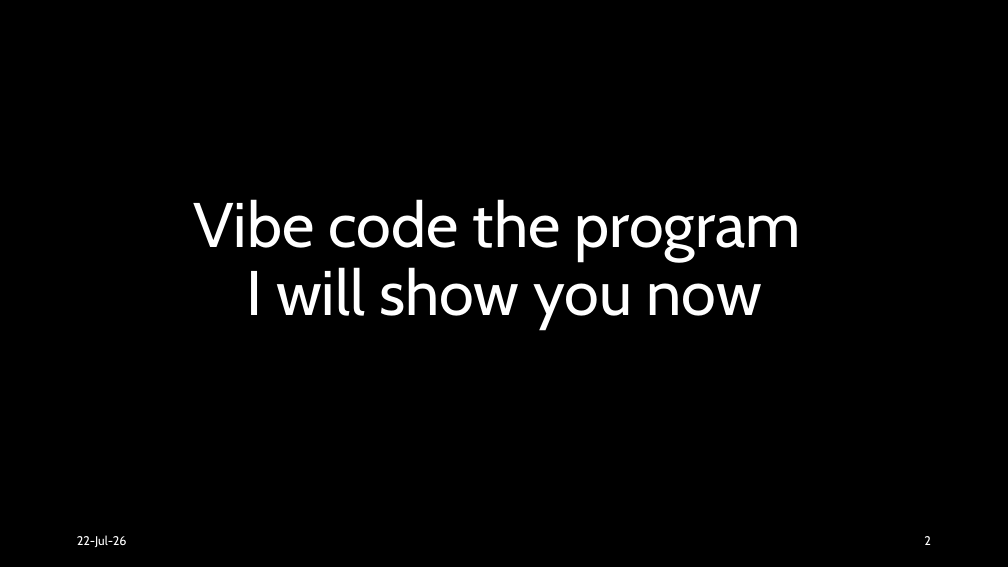
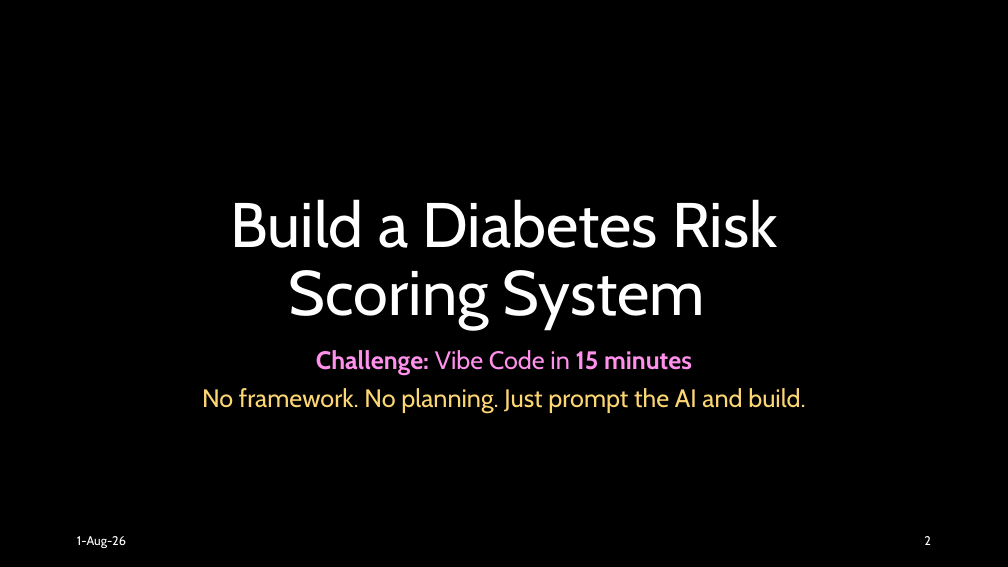
Before and after one commit to ploy-np/vibe-coding-101, a slide deck: slide 2 of vibe-coding.pptx. Drawn at 1008x567 pixels with LibreOffice and Linux fonts; fonts in the diff are those of the drawing; background and template pictures are left out. Boxes give left, top, right and bottom in pixels: in the first picture for what was removed or moved away, otherwise in the second. Text is boxed around its words. In the diff, an @@ line names an element or a change of style, - is before the commit and + after.

```diff
--- a/vibe-coding.pptx
+++ b/vibe-coding.pptx
@@ title at [231, 199, 777, 329]: text changed @@
-Vibe code the program
-I will show you now
+Build a Diabetes Risk Scoring System
@@ text added at [202, 350, 805, 413], 24 pt, text #FCD673 @@
+Challenge: Vibe Code in 15 minutes
+No framework. No planning. Just prompt the AI and build.
@@ text at [77, 536, 126, 548]: text changed @@
-22-Jul-26
+1-Aug-26
```
Also in this commit, not shown: 38 other slides changed.
